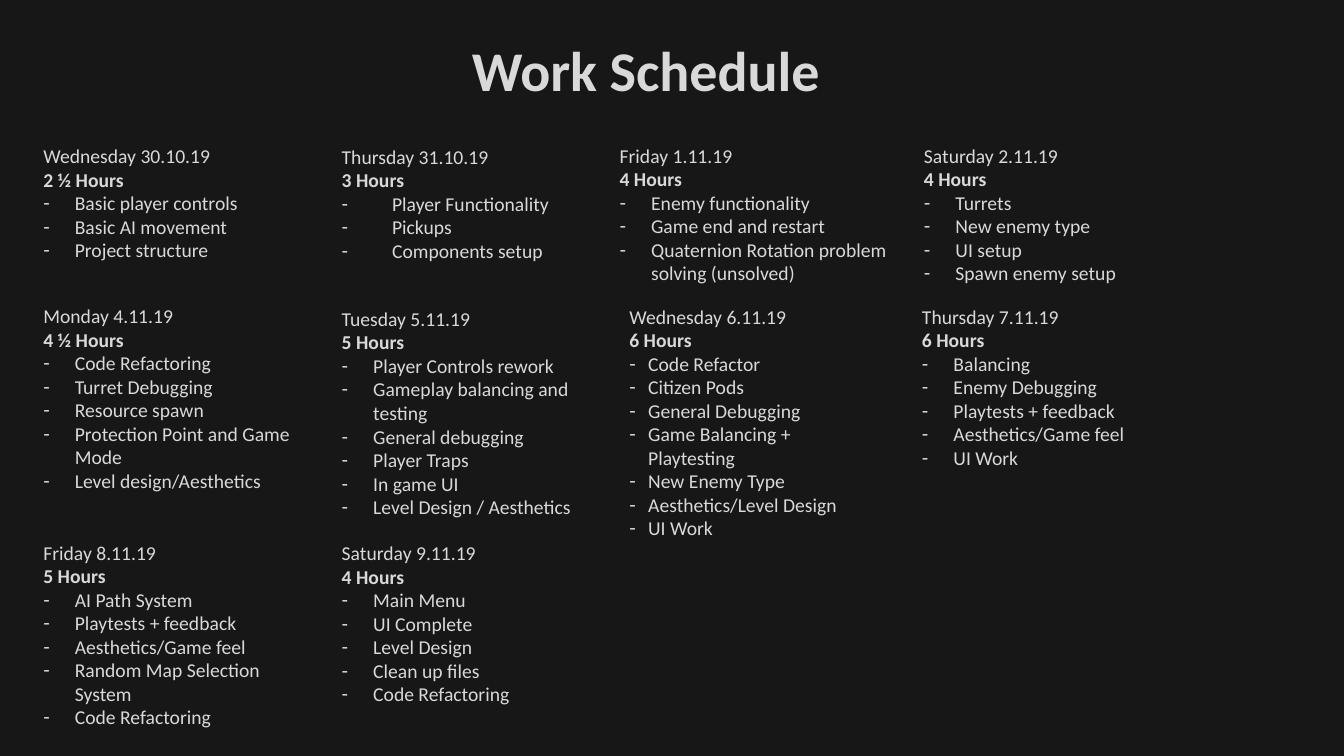
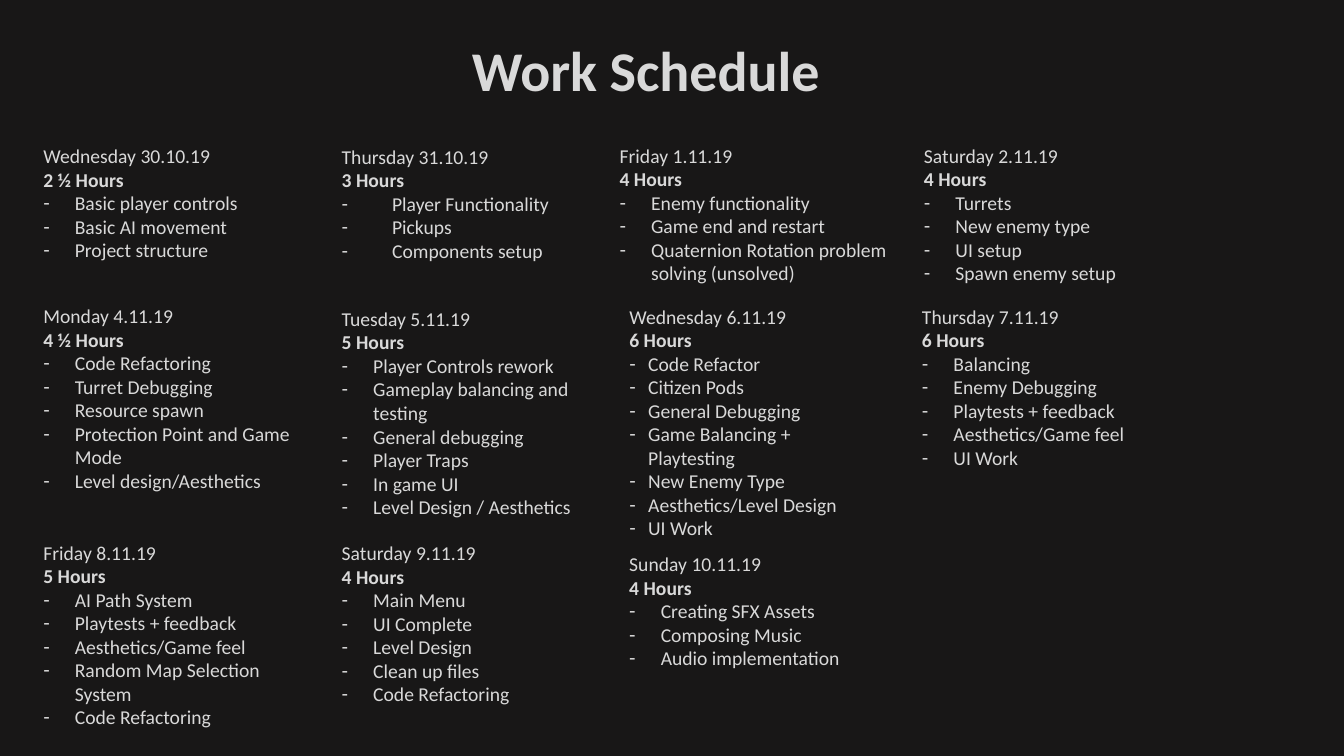
Before and after one commit to jabbawalden/AliensVsZombies, a slide deck: slide 2 of AliensVsZombieDocument.pptx. Drawn at 1344x756 pixels with LibreOffice and Linux fonts; fonts in the diff are those of the drawing. Boxes give left, top, right and bottom in pixels: in the first picture for what was removed or moved away, otherwise in the second. Text is boxed around its words. In the diff, an @@ line names an element or a change of style, - is before the commit and + after.

```diff
--- a/AliensVsZombieDocument.pptx
+++ b/AliensVsZombieDocument.pptx
@@ text added at (x1=629, y1=557, x2=839, y2=668), 14 pt, text #D9D9D9 @@
+Sunday 10.11.19
+4 Hours
+– Creating SFX Assets
+– Composing Music
+– Audio implementation
```
Also in this commit, not shown: 1 other slide changed, 28 other files.
